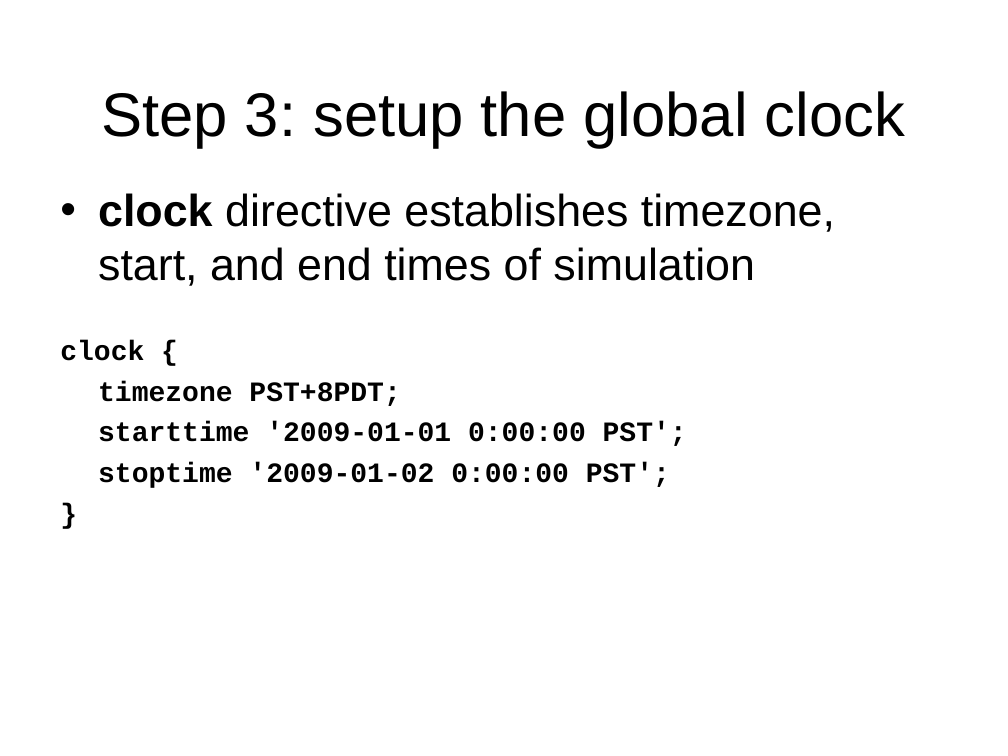
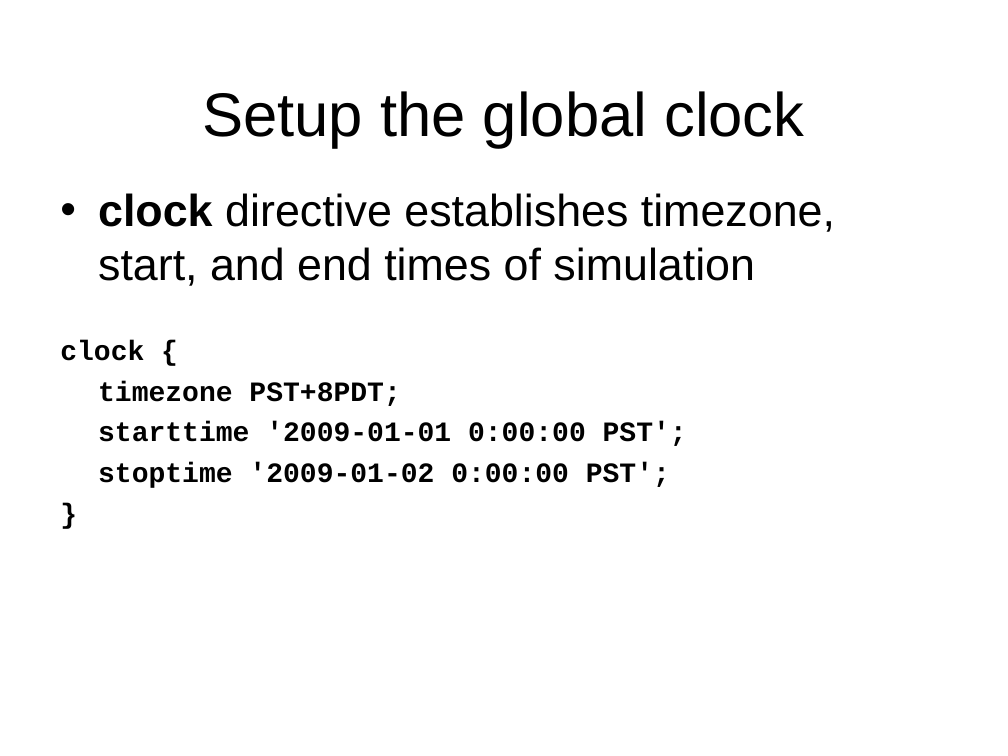
Before and after one commit to gridlab-d/course, a slide deck: slide 14 of Short/1 - Residential.ppt (slide 5 before the commit). Drawn at 1008x756 pixels with LibreOffice and Linux fonts; fonts in the diff are those of the drawing; background and template pictures are left out. Boxes give left, top, right and bottom in pixels: in the first picture for what was removed or moved away, otherwise in the second. Text is boxed around its words. In the diff, an @@ line names an element or a change of style, - is before the commit and + after.

```diff
--- a/Short/1 - Residential.ppt
+++ b/Short/1 - Residential.ppt
@@ title at [202, 91, 804, 148]: text changed @@
-Step 3: setup the global clock
+Setup the global clock
```
Also in this commit, not shown: 9 other slides changed, 30 slides added, 6 other files.
